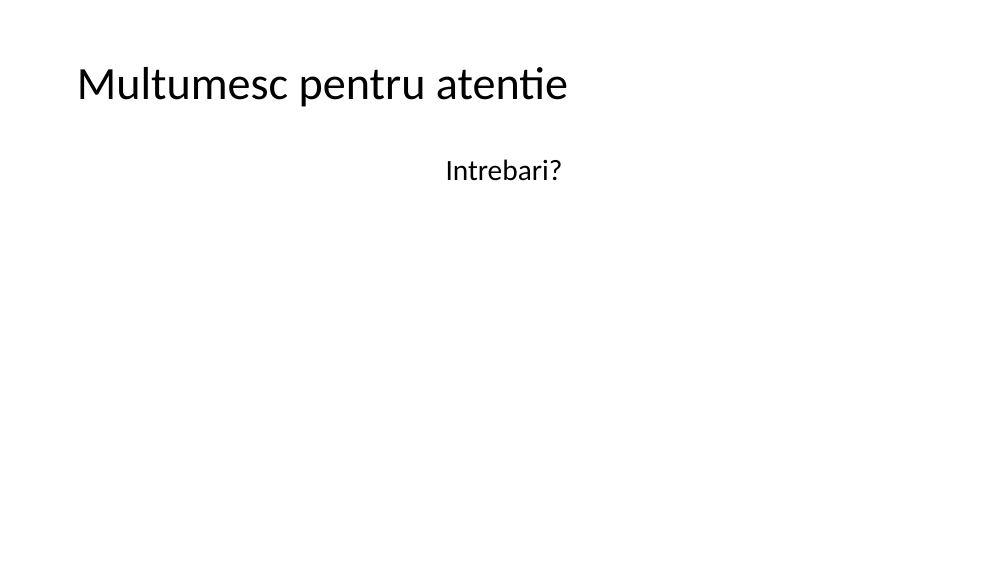
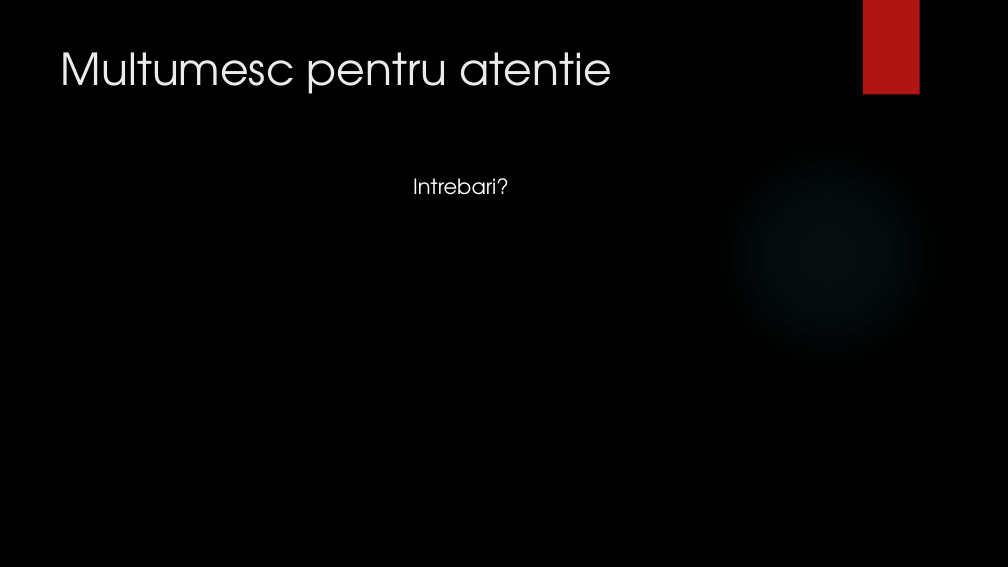
Before and after one commit to CristianAndrei/RCruncher, a slide deck: slide 15 of Licenta2019UrsuCristian-Andrei/RCruncher.pptx. Drawn at 1008x567 pixels with LibreOffice and Linux fonts; fonts in the diff are those of the drawing; background and template pictures are left out. Boxes give left, top, right and bottom in pixels: in the first picture for what was removed or moved away, otherwise in the second. Text is boxed around its words. In the diff, an @@ line names an element or a change of style, - is before the commit and + after.

```diff
--- a/Licenta2019UrsuCristian-Andrei/RCruncher.pptx
+++ b/Licenta2019UrsuCristian-Andrei/RCruncher.pptx
@@ background #FFFFFF to picture (left out) @@
@@ rectangle added at [863,0,920,95], fill #B01513 @@
@@ title "Multumesc pentru atentie": place and size @@
-title "Multumesc pentru atentie" at [77,67,568,107]
+title "Multumesc pentru atentie" at [61,52,612,94]
@@ title "Multumesc pentru atentie" at [61,52,612,94]: size 44 to 42 pt, font Calibri to TeX Gyre Adventor, text colour #000000 to #EBEBEB; line spacing 0.9 to 1; vertical alignment middle to top @@
@@ ellipse added at [712,138,944,371], fill gradient #50B9C1 @@
@@ text "Intrebari?": place and size @@
-text "Intrebari?" at [446,159,563,181]
+text "Intrebari?" at [413,178,509,195]
@@ text "Intrebari?" at [413,178,509,195]: size 28 to 20 pt, font Calibri to TeX Gyre Adventor, text colour #000000 to #FFFFFF; line spacing 0.9 to 1 @@
```
Also in this commit, not shown: 14 other slides changed, 2 other files.
